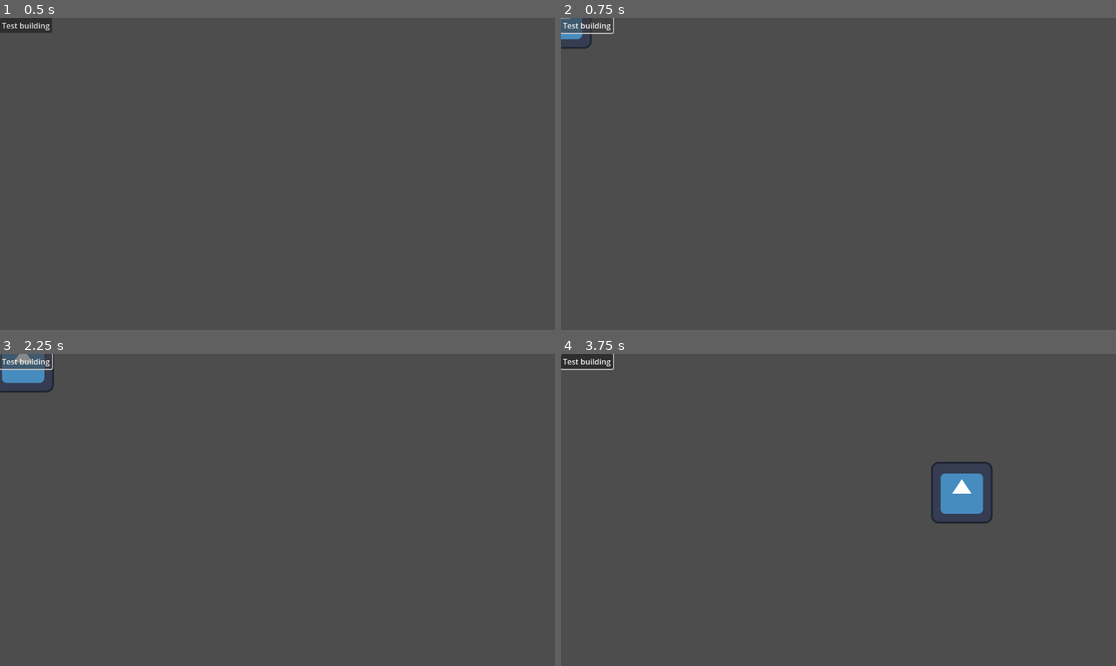
Above: before the commit, frames 1-4 (two rows, left to right).
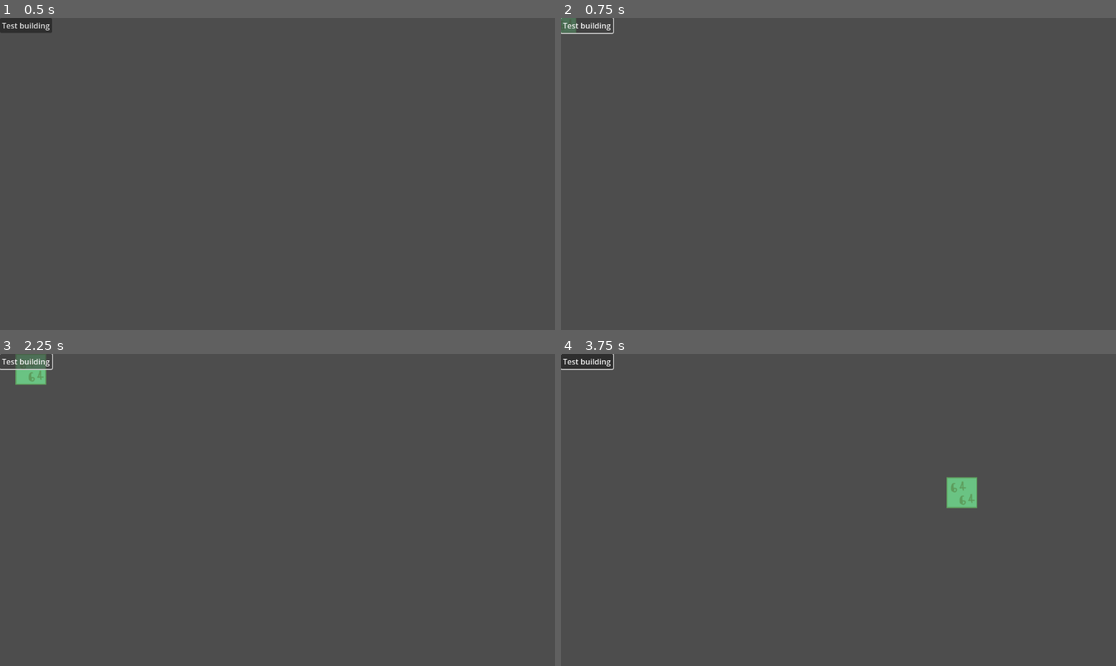
Above: after the commit, the same moments.

Repository: lacedon/western-town-sim
Game: Godot game, scene res://src/screens/game/game.tscn
Two runs of this game, one before a commit and one after it. Both use one fixed random seed, a clock stepped at 60 frames per second and the inputs below. The project has no main scene, so this scene is started directly. The engine's default icon, where the game draws it, is replaced by a stand-in: a white triangle on a blue panel in a dark square.
Inputs (mouse positions are in pixels of both pictures, inside the frame that each line leads up to):
- Up to frame 1 (0.5 s): no input
- Up to frame 2 (0.75 s): click "Test building" at 0.5 s
- Up to frame 3 (2.25 s): click "Test building" at 1.25 s; click "Test building" at 2 s
- Up to frame 4 (3.75 s): tap Enter at 2.75 s; move the mouse to (960, 494) at 2.77 s; tap Space at 3.5 s; move the mouse to (727, 525) at 3.52 s

Frame 1 is identical in both runs. In frame 2, 0.2% of the frame differs, in the area x 0-6%, y 0-10%; in frame 3, 0.7%; in frame 4, 1.3%, in the area x 66-78%, y 34-55%.

Commit message:
Improve building

Diff:
--- a/src/components/builder/builder.gd
+++ b/src/components/builder/builder.gd
@@ -1,8 +1,7 @@
 extends Node2D
 
-const BuildingNode = preload ("res://src/components/building/building.gd")
 const eventConstants = preload("res://src/constants/events.gd")
-const testBuildingTexture = preload("res://icon.svg")
+const testBuildingTexture = preload("res://resources/images/building6464.png")
 
 @onready var buildingNode: BuildingNode = $Building
 
@@ -29,6 +28,6 @@
   else:
     _isBuildingStarted = true
 
-    var building: RBuilding = RBuilding.new("Test", Vector2.ONE, testBuildingTexture)
+    var building: RBuilding = RBuilding.new("Test", Vector2(2, 2), testBuildingTexture)
     buildingNode.setBuilding(building)
     buildingNode.show()
--- a/src/components/building/building.gd
+++ b/src/components/building/building.gd
@@ -8,11 +8,33 @@
 }
 
 @onready var sprite: Sprite2D = $Sprite2D
+@onready var sizeDebugBlock: ColorRect = $SizeDebugBlock
 
 @export var mode: BuildingMode = BuildingMode.planing
 @export var building: RBuilding = null
 
+func _ready() -> void:
+  _initBuilding()
+
+func _initBuilding() -> void:
+  if !building: return _resetBuilding()
+
+  sprite.texture = building.texture
+  sprite.modulate = Color(1, 1, 1, 0.5)
+
+  var sizeInPixels: Vector2i = building.size * GameConfig.tileSize
+  sizeDebugBlock.custom_minimum_size = sizeInPixels
+  sizeDebugBlock.position = -sizeInPixels / 2
+  sizeDebugBlock.color = Color(0.25, 1, 0.5, 0.5)
+  sizeDebugBlock.show()
+
+func _resetBuilding() -> void:
+  sprite.texture = null
+
+  sizeDebugBlock.custom_minimum_size = Vector2i.ZERO
+  sizeDebugBlock.hide()
+
+
 func setBuilding(_building: RBuilding) -> void:
   building = _building
-
-  sprite.texture = building.texture if building else null
+  _initBuilding()
--- a/src/components/building/building.tscn
+++ b/src/components/building/building.tscn
@@ -6,3 +6,7 @@
 script = ExtResource("1_wdote")
 
 [node name="Sprite2D" type="Sprite2D" parent="."]
+
+[node name="SizeDebugBlock" type="ColorRect" parent="."]
+offset_right = 40.0
+offset_bottom = 40.0
--- a/src/global/game-config.gd
+++ b/src/global/game-config.gd
@@ -1,3 +1,3 @@
 extends Node
 
-@export var tileSize: Vector2 = Vector2(16, 16)
+@export var tileSize: Vector2i = Vector2i(32, 32)
Binary file added: resources/images/building6464.png
Not shown, added: resources/images/building6464.png.import
